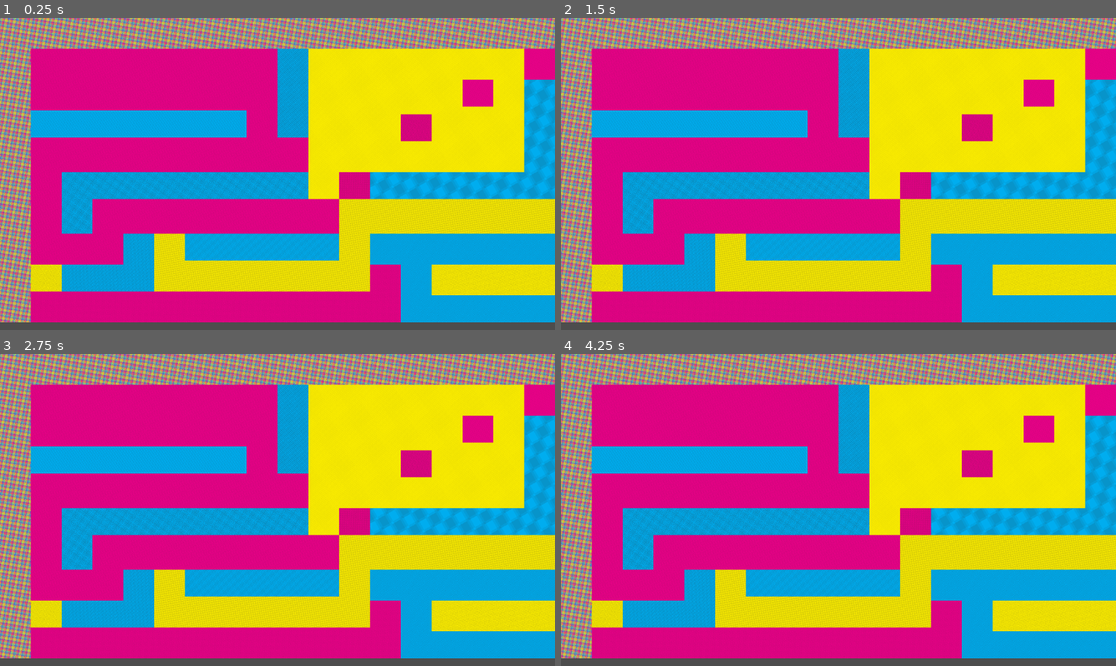
Above: before the commit, frames 1-4 (two rows, left to right).
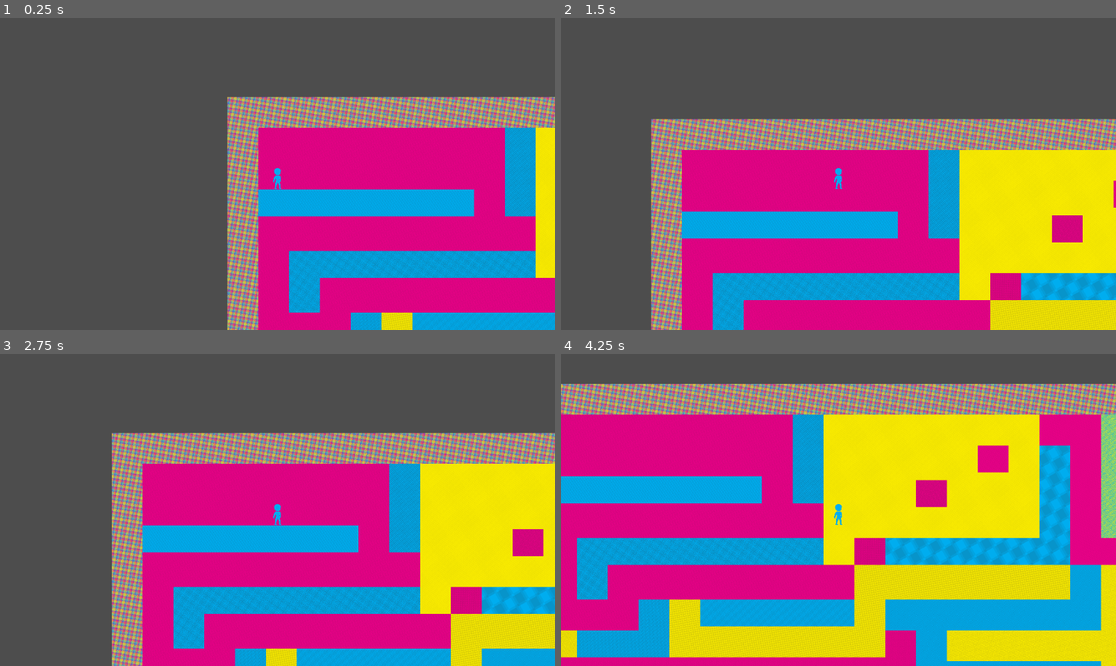
Above: after the commit, the same moments.

Repository: Joshabracks/without-grey
Game: Godot game, scene res://gameplay/level/level_controller.tscn
Two runs of this game, one before a commit and one after it. Both use one fixed random seed, a clock stepped at 60 frames per second and the inputs below. Before the commit the project starts from res://gameplay/level/01.tscn.
Inputs:
- Up to frame 1 (0.25 s): no input
- Up to frame 2 (1.5 s): tap Enter (ui_accept) at 0.5, 0.6, 0.77, 1.07, 1.35 s; hold Right (ui_right) from 0.53 s (still down)
- Up to frame 3 (2.75 s): tap Enter (ui_accept) at 1.52, 1.82, 2.1 s; release Right (ui_right) at 2.03 s; hold Left (ui_left) from 2.03 s (still down)
- Up to frame 4 (4.25 s): release Left (ui_left) at 2.78 s; hold Right (ui_right) from 2.78 s (still down); tap Enter (ui_accept) at 2.85, 3.02, 3.32, 3.6, 3.77, 4.07 s

The runs differ from the first frame. In frame 1, 91% of the frame differs, in the area x 0-100%, y 0-100%; in frame 2, 86%; in frame 3, 81%; in frame 4, 78%.

Commit message:
almost mvp

Diff:
--- /dev/null
+++ b/gameplay/level/level_controller.gd
@@ -0,0 +1,16 @@
+class_name LevelController
+extends Node
+
+@export var platform_container: Node
+@export var player_controller: PlayerController
+
+# Called when the node enters the scene tree for the first time.
+func _ready() -> void:
+	pass # Replace with function body.
+
+
+# Called every frame. 'delta' is the elapsed time since the previous frame.
+func _process(_delta: float) -> void:
+	for platform: Platform in platform_container.get_children():
+		var player_block: bool = (player_controller.player_color == Global.CMY.CYAN && platform.cyan) || (player_controller.player_color == Global.CMY.MAGENTA && platform.magenta) || (player_controller.player_color == Global.CMY.YELLOW && platform.yellow)
+		platform.collision.disabled = !player_block
--- /dev/null
+++ b/gameplay/level/level_controller.tscn
@@ -0,0 +1,15 @@
+[gd_scene load_steps=4 format=3 uid="uid://dddr776oo323h"]
+
+[ext_resource type="Script" path="res://gameplay/level/level_controller.gd" id="1_b1g1t"]
+[ext_resource type="PackedScene" uid="uid://b2ntrrmpqd784" path="res://gameplay/level/01.tscn" id="2_h6jrs"]
+[ext_resource type="PackedScene" uid="uid://ckvcvubuu22ud" path="res://gameplay/player/player_controller.tscn" id="3_u15ef"]
+
+[node name="LevelController" type="Node" node_paths=PackedStringArray("platform_container", "player_controller")]
+script = ExtResource("1_b1g1t")
+platform_container = NodePath("01")
+player_controller = NodePath("PlayerController")
+
+[node name="01" parent="." instance=ExtResource("2_h6jrs")]
+position = Vector2(-104, -160)
+
+[node name="PlayerController" parent="." instance=ExtResource("3_u15ef")]
--- a/platform.gd
+++ b/gameplay/platform/platform.gd
@@ -13,7 +13,7 @@
 
 func _ready() -> void:
 	material = ShaderMaterial.new()
-	material.shader = load("res://cmy.gdshader")
+	material.shader = load("res://gameplay/platform/platform.gdshader")
 	material.set_shader_parameter("cyan", cyan)
 	material.set_shader_parameter("magenta", magenta)
 	material.set_shader_parameter("yellow", yellow)
--- a/gameplay/platform/platform.tscn
+++ b/gameplay/platform/platform.tscn
@@ -1,6 +1,6 @@
 [gd_scene load_steps=2 format=3 uid="uid://c55d1pn0pou87"]
 
-[ext_resource type="Script" path="res://platform.gd" id="1_xwxur"]
+[ext_resource type="Script" path="res://gameplay/platform/platform.gd" id="1_xwxur"]
 
 [node name="Platform" type="Polygon2D"]
 polygon = PackedVector2Array(0, 56, 64, 56, 64, 0, 0, 0)
--- a/gameplay/platform/platform_cyan.tscn
+++ b/gameplay/platform/platform_cyan.tscn
@@ -1,6 +1,6 @@
 [gd_scene load_steps=2 format=3 uid="uid://dslw3dhokr8u1"]
 
-[ext_resource type="Script" path="res://platform.gd" id="1_058vk"]
+[ext_resource type="Script" path="res://gameplay/platform/platform.gd" id="1_058vk"]
 
 [node name="Platform" type="Polygon2D"]
 color = Color(0, 1, 1, 1)
--- a/gameplay/platform/platform_green.tscn
+++ b/gameplay/platform/platform_green.tscn
@@ -1,6 +1,6 @@
 [gd_scene load_steps=2 format=3 uid="uid://d3dtq6g2kcd8e"]
 
-[ext_resource type="Script" path="res://platform.gd" id="1_mehbc"]
+[ext_resource type="Script" path="res://gameplay/platform/platform.gd" id="1_mehbc"]
 
 [node name="Platform" type="Polygon2D"]
 color = Color(0, 1, 0, 1)
--- a/gameplay/platform/platform_magenta.tscn
+++ b/gameplay/platform/platform_magenta.tscn
@@ -1,6 +1,6 @@
 [gd_scene load_steps=2 format=3 uid="uid://dsolrgep0twgr"]
 
-[ext_resource type="Script" path="res://platform.gd" id="1_dcukf"]
+[ext_resource type="Script" path="res://gameplay/platform/platform.gd" id="1_dcukf"]
 
 [node name="Platform" type="Polygon2D"]
 color = Color(1, 0, 1, 1)
--- a/gameplay/platform/platform_orange.tscn
+++ b/gameplay/platform/platform_orange.tscn
@@ -1,6 +1,6 @@
 [gd_scene load_steps=2 format=3 uid="uid://tf748aj0ebdv"]
 
-[ext_resource type="Script" path="res://platform.gd" id="1_kktbu"]
+[ext_resource type="Script" path="res://gameplay/platform/platform.gd" id="1_kktbu"]
 
 [node name="Platform" type="Polygon2D"]
 color = Color(1, 0.47451, 0, 1)
--- a/gameplay/platform/platform_purple.tscn
+++ b/gameplay/platform/platform_purple.tscn
@@ -1,6 +1,6 @@
 [gd_scene load_steps=2 format=3 uid="uid://do6jduapdbopu"]
 
-[ext_resource type="Script" path="res://platform.gd" id="1_844vw"]
+[ext_resource type="Script" path="res://gameplay/platform/platform.gd" id="1_844vw"]
 
 [node name="Platform" type="Polygon2D"]
 color = Color(0.470588, 0.172549, 1, 1)
--- a/gameplay/platform/platform_yellow.tscn
+++ b/gameplay/platform/platform_yellow.tscn
@@ -1,6 +1,6 @@
 [gd_scene load_steps=2 format=3 uid="uid://dmo8lm38fe1fi"]
 
-[ext_resource type="Script" path="res://platform.gd" id="1_1kr1b"]
+[ext_resource type="Script" path="res://gameplay/platform/platform.gd" id="1_1kr1b"]
 
 [node name="Platform" type="Polygon2D"]
 color = Color(1, 1, 0, 1)
--- /dev/null
+++ b/gameplay/player/player_controller.gd
@@ -0,0 +1,52 @@
+class_name PlayerController
+extends Node
+
+var player_color: Global.CMY = Global.CMY.CYAN
+var key_pressed_a: bool = false
+var key_pressed_d: bool = false
+# Called when the node enters the scene tree for the first time.
+const SPEED = 300.0
+const JUMP_FORCE = -400.0
+
+# Get the gravity from the project settings to be synced with RigidDynamicBody nodes.
+var gravity = ProjectSettings.get_setting("physics/2d/default_gravity")
+#func _ready() -> void:
+	#pass # Replace with function body.
+
+
+func _physics_process(delta):
+	# Change the color
+	var a: bool = Input.is_key_pressed(KEY_A)
+	if a && !key_pressed_a:
+		key_pressed_a = true
+		player_color -= 1
+	elif !a && key_pressed_a:
+		key_pressed_a = false
+	var d: bool = Input.is_key_pressed(KEY_D)
+	if d && !key_pressed_d:
+		key_pressed_d = true
+		player_color += 1
+	elif !d && key_pressed_d:
+		key_pressed_d = false
+	if player_color < 0:
+		player_color = Global.CMY.YELLOW
+	if player_color > Global.CMY.YELLOW:
+		player_color = Global.CMY.CYAN
+	$CharacterBody2D/Sprite2D.material.set_shader_parameter("color", int(player_color))
+	# Add the gravity.
+	if !$CharacterBody2D.is_on_floor():
+		$CharacterBody2D.velocity.y += gravity * delta
+
+	# Handle Jump.
+	if Input.is_action_just_pressed("ui_accept") && $CharacterBody2D.is_on_floor():
+		$CharacterBody2D.velocity.y = JUMP_FORCE
+
+	# Get the input direction and handle the movement/deceleration.
+	# As good practice, you should replace UI actions with custom gameplay actions.
+	var direction = Input.get_axis("ui_left", "ui_right")
+	if direction:
+		$CharacterBody2D.velocity.x = direction * SPEED
+	else:
+		$CharacterBody2D.velocity.x = move_toward($CharacterBody2D.velocity.x, 0, SPEED)
+
+	$CharacterBody2D.move_and_slide()
--- /dev/null
+++ b/gameplay/player/player_controller.tscn
@@ -0,0 +1,29 @@
+[gd_scene load_steps=6 format=3 uid="uid://ckvcvubuu22ud"]
+
+[ext_resource type="Script" path="res://gameplay/player/player_controller.gd" id="1_oqqhi"]
+[ext_resource type="Shader" path="res://gameplay/player/player_sprite.gdshader" id="2_hee8m"]
+[ext_resource type="Texture2D" uid="uid://b713hl6qsi2dg" path="res://gameplay/player/sprite.png" id="3_2114p"]
+
+[sub_resource type="ShaderMaterial" id="ShaderMaterial_16nog"]
+shader = ExtResource("2_hee8m")
+shader_parameter/color = 0
+
+[sub_resource type="RectangleShape2D" id="RectangleShape2D_q4imv"]
+size = Vector2(18, 42)
+
+[node name="PlayerController" type="Node"]
+script = ExtResource("1_oqqhi")
+
+[node name="CharacterBody2D" type="CharacterBody2D" parent="."]
+
+[node name="Sprite2D" type="Sprite2D" parent="CharacterBody2D"]
+material = SubResource("ShaderMaterial_16nog")
+texture = ExtResource("3_2114p")
+hframes = 5
+vframes = 5
+
+[node name="CollisionShape2D" type="CollisionShape2D" parent="CharacterBody2D"]
+position = Vector2(1, 11)
+shape = SubResource("RectangleShape2D_q4imv")
+
+[node name="Camera2D" type="Camera2D" parent="CharacterBody2D"]
--- /dev/null
+++ b/gameplay/player/player_sprite.gdshader
@@ -0,0 +1,30 @@
+shader_type canvas_item;
+
+uniform int color = 0;
+const int cyan = 0;
+const int magenta = 1;
+const int yellow = 2;
+
+const vec3 _cyan = vec3(0.0, 0.678, 0.937);
+const vec3 _magenta = vec3(0.937, 0.0, 0.545);
+const vec3 _yellow = vec3(1.0, 0.945, 0.0);
+//void vertex() {
+	//// Called for every vertex the material is visible on.
+//}
+
+void fragment() {
+	float alpha = texture(TEXTURE, UV).a;
+	if (color == cyan) {
+		COLOR = vec4(_cyan, alpha);
+	} else if (color == magenta) {
+		COLOR = vec4(_magenta, alpha);
+	} else if (color == yellow) {
+		COLOR = vec4(_yellow, alpha);
+	}
+	// Called for every pixel the material is visible on.
+}
+
+//void light() {
+	// Called for every pixel for every light affecting the CanvasItem.
+	// Uncomment to replace the default light processing function with this one.
+//}
--- a/global.gd
+++ b/global.gd
@@ -1,6 +1,9 @@
-class_name Global
 extends Node
 
-var PLAYER_CYAN: bool = true
-var PLAYER_MAGENTA: bool = false
-var PLAYER_YELLOW: bool = false
+enum CMY {
+	CYAN,
+	MAGENTA,
+	YELLOW
+}
+
+var player_color: CMY = CMY.CYAN
--- a/project.godot
+++ b/project.godot
@@ -11,9 +11,13 @@
 [application]
 
 config/name="Without Grey"
-run/main_scene="res://gameplay/level/01.tscn"
+run/main_scene="res://gameplay/level/level_controller.tscn"
 config/features=PackedStringArray("4.2", "GL Compatibility")
 config/icon="res://icon.svg"
+
+[autoload]
+
+Global="*res://global.gd"
 
 [dotnet]
 
--- a/test_block.tscn
+++ /dev/null
@@ -1,8 +0,0 @@
-[gd_scene load_steps=2 format=3 uid="uid://cvjqolo21eqho"]
-
-[ext_resource type="PackedScene" uid="uid://c55d1pn0pou87" path="res://gameplay/platform/platform.tscn" id="1_0rs5c"]
-
-[node name="Platform" type="Node"]
-
-[node name="Platform" parent="." instance=ExtResource("1_0rs5c")]
-cyan = false
Renamed: cmy.gdshader -> gameplay/platform/platform.gdshader
Binary file added: gameplay/player/sprite.png
Not shown, added: gameplay/player/sprite.png.import
